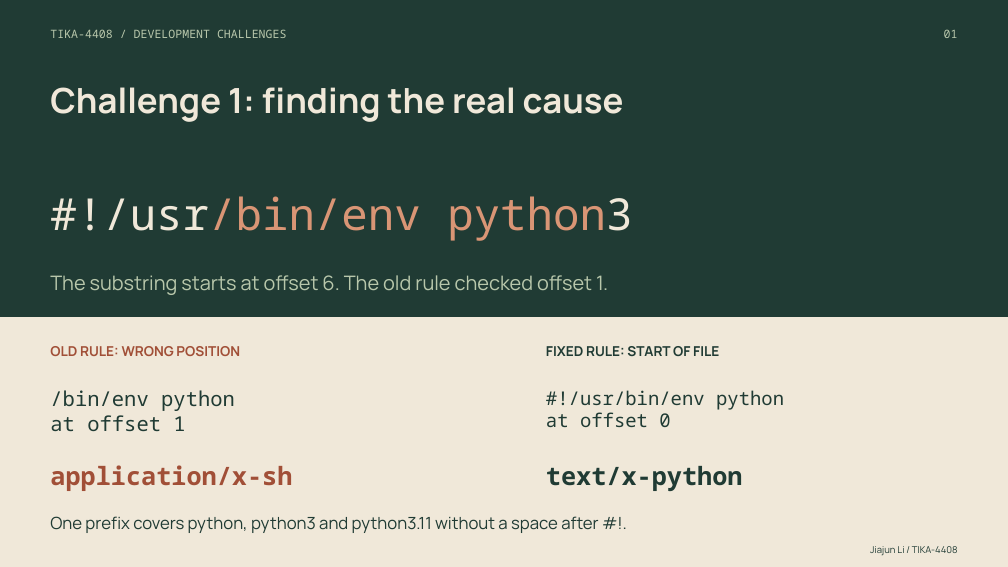
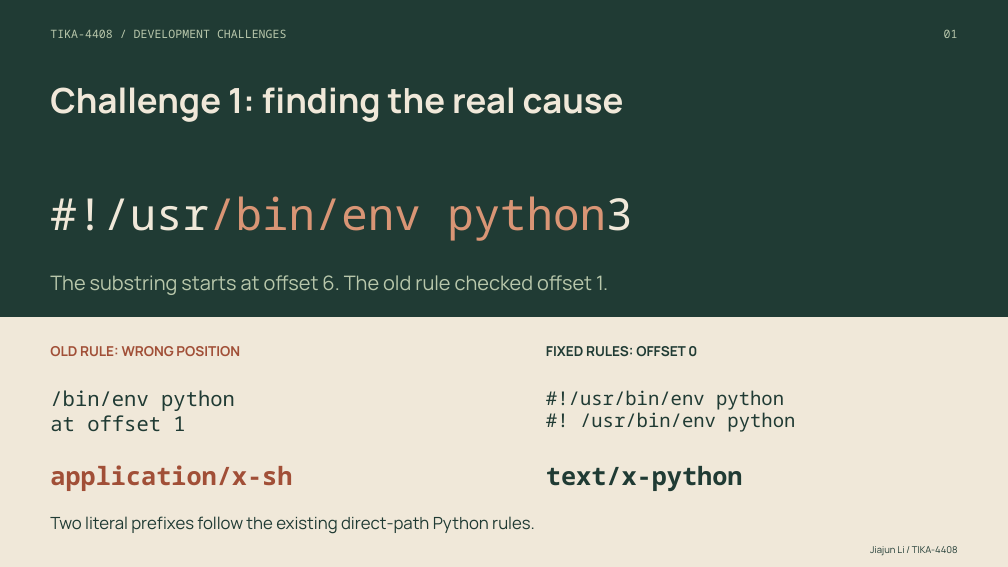
Before and after one commit to u8026876/comp2120-gyg-a5, a slide deck: slide 1 of presentation/Jiajun-TIKA-4408-section.pptx. Drawn at 1008x567 pixels with LibreOffice and Linux fonts; fonts in the diff are those of the drawing. Boxes give left, top, right and bottom in pixels: in the first picture for what was removed or moved away, otherwise in the second. Text is boxed around its words. In the diff, an @@ line names an element or a change of style, - is before the commit and + after.

```diff
--- a/presentation/Jiajun-TIKA-4408-section.pptx
+++ b/presentation/Jiajun-TIKA-4408-section.pptx
@@ text at box(546, 346, 697, 356): text changed @@
-FIXED RULE: START OF FILE
+FIXED RULES: OFFSET 0
@@ text at box(580, 412, 795, 432): text changed @@
-at offset 0
+#! /usr/bin/env python
@@ text at box(50, 516, 535, 534): text changed @@
-One prefix covers python, python3 and python3.11 without a space after #!.
+Two literal prefixes follow the existing direct-path Python rules.
```
Also in this commit, not shown: 1 other slide changed, 1 other file.
